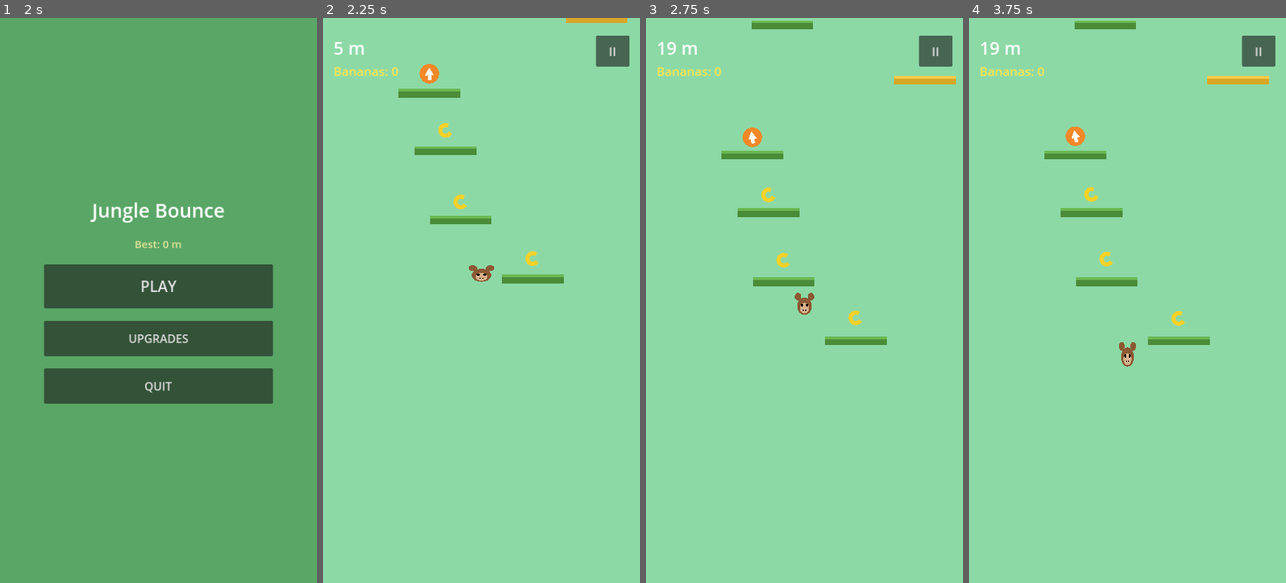
Above: before the commit, frames 1-4 (left to right).
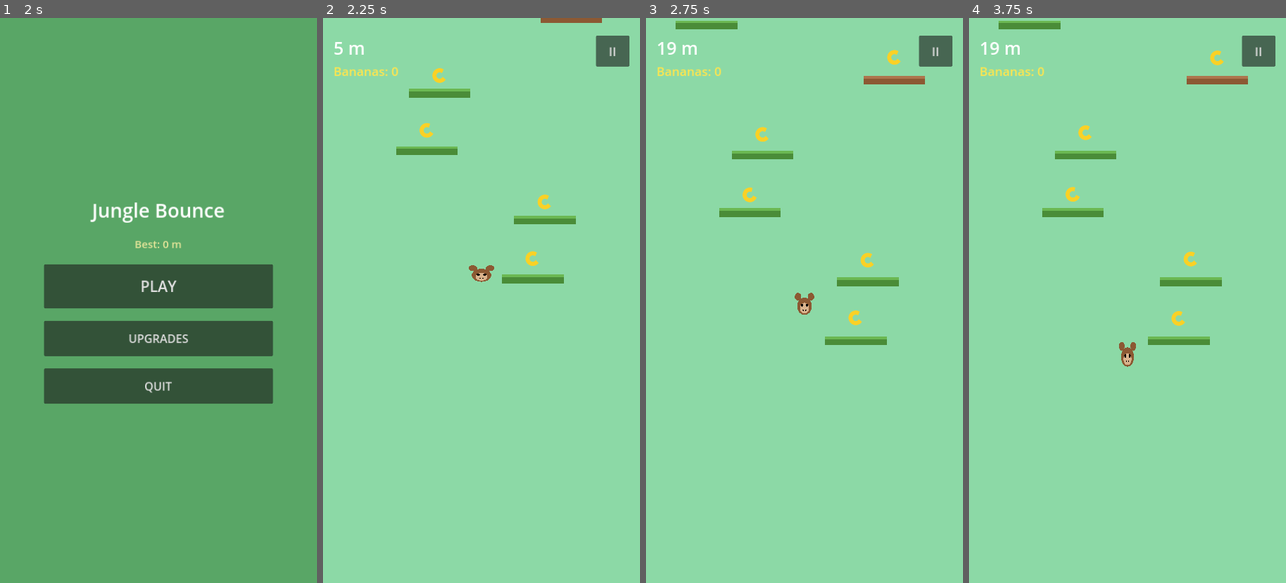
Above: after the commit, the same moments.

Repository: yeoshuag/jungle-bounce-monkey-advanture
Game: Godot game, scene res://scenes/Splash.tscn
Two runs of this game, one before a commit and one after it. Both use one fixed random seed, a clock stepped at 60 frames per second and the inputs below.
Inputs (mouse positions are in pixels of both pictures, inside the frame that each line leads up to):
- Up to frame 1 (2 s): tap Enter at 0.5 s; move the mouse to (228, 272) at 0.52 s; click (228, 272) at 0.67 s; tap Space at 1.25 s; drag from (95, 328) to (142, 413) at 1.27 s
- Up to frame 2 (2.25 s): click "PLAY" at 2 s
- Up to frame 3 (2.75 s): no input
- Up to frame 4 (3.75 s): click "II" at 2.75 s; click "RESUME" at 3.5 s

Frame 1 is identical in both runs. In frame 2, 1.6% of the frame differs, in the area x 23-96%, y 0-37%; in frame 3, 2.5%, in the area x 9-98%, y 0-48%; in frame 4, 2.4%.

Commit message:
Fix shield not saving the player; add Breaking platforms and Crusher walls
The shield rescue only changed velocity, not position, so the player was
still below the death line on the very next physics frame (before the
upward velocity had moved them back above it) and died again immediately
with the shield already consumed. It now snaps the player just above the
death line the instant the shield triggers, so the rescue actually holds.

New Breaking platform type: cracks and darkens the instant you bounce off
it, then disappears ~0.3s later (after the bounce, never before). New
Crusher Walls hazard: spiked walls cyclically slide in from both screen
edges and back out; touching one while extended routes through the same
die()/shield logic as falling, so an active Shield still protects against
it.

Diff:
--- a/autoload/AudioManager.gd
+++ b/autoload/AudioManager.gd
@@ -70,6 +70,9 @@
 func play_powerup() -> void:
 	play_tone(1200.0, 0.18, "sine")
 
+func play_break() -> void:
+	play_tone(300.0, 0.15, "square")
+
 func _process(delta: float) -> void:
 	var volume: float = _volume_scale()
 	for v: Voice in voices:
--- a/scenes/player/Player.gd
+++ b/scenes/player/Player.gd
@@ -94,6 +94,9 @@
 		if area.has_method("collect"):
 			area.collect(self)
 		return
+	if area.is_in_group("hazard"):
+		die()
+		return
 	if area.is_in_group("platform") and velocity_y > 0.0:
 		if area.has_method("on_player_bounce"):
 			var force: float = area.on_player_bounce(self)
@@ -117,6 +120,7 @@
 		shield_time_remaining = 0.0
 		sprite.set_shielded(false)
 		velocity_y = -RESCUE_JUMP_FORCE
+		position.y = _death_line() - 40.0
 		shield_broken.emit()
 		return
 	alive = false
--- a/scenes/player/Player.tscn
+++ b/scenes/player/Player.tscn
@@ -11,7 +11,7 @@
 
 [node name="Player" type="Area2D"]
 collision_layer = 1
-collision_mask = 14
+collision_mask = 30
 script = ExtResource("1")
 
 [node name="CollisionShape2D" type="CollisionShape2D" parent="."]
--- a/scenes/world/PlatformGenerator.gd
+++ b/scenes/world/PlatformGenerator.gd
@@ -4,39 +4,49 @@
 const NORMAL_SCENE: PackedScene = preload("res://scenes/world/platforms/NormalPlatform.tscn")
 const MOVING_SCENE: PackedScene = preload("res://scenes/world/platforms/MovingPlatform.tscn")
 const SPRING_SCENE: PackedScene = preload("res://scenes/world/platforms/SpringPlatform.tscn")
+const BREAKING_SCENE: PackedScene = preload("res://scenes/world/platforms/BreakingPlatform.tscn")
 const BANANA_SCENE: PackedScene = preload("res://scenes/collectibles/Banana.tscn")
 const DOUBLE_BANANA_SCENE: PackedScene = preload("res://scenes/collectibles/powerups/DoubleBananaPowerup.tscn")
 const DOUBLE_JUMP_SCENE: PackedScene = preload("res://scenes/collectibles/powerups/DoubleJumpPowerup.tscn")
 const SHIELD_SCENE: PackedScene = preload("res://scenes/collectibles/powerups/ShieldPowerup.tscn")
+const CRUSHER_SCENE: PackedScene = preload("res://scenes/world/hazards/CrusherHazard.tscn")
 
 const MIN_GAP := 90.0
 const MAX_GAP := 170.0
 const NORMAL_POOL_SIZE := 10
 const MOVING_POOL_SIZE := 10
 const SPRING_POOL_SIZE := 6
+const BREAKING_POOL_SIZE := 8
 const BANANA_POOL_SIZE := 20
 const POWERUP_POOL_SIZE_EACH := 4
+const CRUSHER_POOL_SIZE := 3
 const BANANA_CHANCE := 0.45
 const POWERUP_CHANCE := 0.05
+const CRUSHER_CHANCE := 0.03
+const CRUSHER_MIN_GAP := 900.0
 const INITIAL_ROWS := 10
 const POWERUP_KEYS := ["double_banana", "double_jump", "shield"]
 
 var camera: Camera2D
 var highest_spawned_y: float = 0.0
 var screen_width: float = 720.0
+var last_crusher_y: float = 1000000.0
 
 var pools: Dictionary = {}
 var banana_pool: Array = []
 var powerup_pools: Dictionary = {}
+var crusher_pool: Array = []
 var active_platforms: Array = []
 var active_bananas: Array = []
 var active_powerups: Array = []
+var active_crushers: Array = []
 
 func _ready() -> void:
 	screen_width = get_viewport_rect().size.x
 	pools["normal"] = _build_pool(NORMAL_SCENE, NORMAL_POOL_SIZE)
 	pools["moving"] = _build_pool(MOVING_SCENE, MOVING_POOL_SIZE)
 	pools["spring"] = _build_pool(SPRING_SCENE, SPRING_POOL_SIZE)
+	pools["breaking"] = _build_pool(BREAKING_SCENE, BREAKING_POOL_SIZE)
 	for i in range(BANANA_POOL_SIZE):
 		var b: Banana = BANANA_SCENE.instantiate()
 		add_child(b)
@@ -44,6 +54,10 @@
 	powerup_pools["double_banana"] = _build_powerup_pool(DOUBLE_BANANA_SCENE, POWERUP_POOL_SIZE_EACH)
 	powerup_pools["double_jump"] = _build_powerup_pool(DOUBLE_JUMP_SCENE, POWERUP_POOL_SIZE_EACH)
 	powerup_pools["shield"] = _build_powerup_pool(SHIELD_SCENE, POWERUP_POOL_SIZE_EACH)
+	for i in range(CRUSHER_POOL_SIZE):
+		var c: CrusherHazard = CRUSHER_SCENE.instantiate()
+		add_child(c)
+		crusher_pool.append(c)
 
 func _build_pool(scene: PackedScene, count: int) -> Array:
 	var list: Array = []
@@ -64,6 +78,7 @@
 func setup(start_camera: Camera2D, start_y: float) -> void:
 	camera = start_camera
 	highest_spawned_y = start_y
+	last_crusher_y = 1000000.0
 	_spawn_initial(start_y)
 
 func reset() -> void:
@@ -76,6 +91,9 @@
 	for p: PowerupBase in active_powerups:
 		p.deactivate()
 	active_powerups.clear()
+	for c: CrusherHazard in active_crushers:
+		c.deactivate()
+	active_crushers.clear()
 
 func _spawn_initial(start_y: float) -> void:
 	var y: float = start_y
@@ -102,14 +120,26 @@
 			return p
 	return powerup_pools[key][0]
 
+func _get_crusher() -> CrusherHazard:
+	for c: CrusherHazard in crusher_pool:
+		if not c.active:
+			return c
+	return crusher_pool[0]
+
 func _weighted_type(difficulty: float) -> String:
 	var r: float = randf()
-	var normal_ceiling: float = 0.65 - difficulty * 0.25
-	var moving_ceiling: float = normal_ceiling + 0.2 + difficulty * 0.15
+	var normal_w: float = lerp(0.60, 0.30, difficulty)
+	var moving_w: float = lerp(0.15, 0.20, difficulty)
+	var breaking_w: float = lerp(0.15, 0.25, difficulty)
+	var normal_ceiling: float = normal_w
+	var moving_ceiling: float = normal_ceiling + moving_w
+	var breaking_ceiling: float = moving_ceiling + breaking_w
 	if r < normal_ceiling:
 		return "normal"
 	elif r < moving_ceiling:
 		return "moving"
+	elif r < breaking_ceiling:
+		return "breaking"
 	else:
 		return "spring"
 
@@ -129,6 +159,11 @@
 		var banana: Banana = _get_banana()
 		banana.activate(Vector2(x, y - 46.0))
 		active_bananas.append(banana)
+	if last_crusher_y - y >= CRUSHER_MIN_GAP and randf() < CRUSHER_CHANCE:
+		var crusher: CrusherHazard = _get_crusher()
+		crusher.activate(y - 300.0)
+		active_crushers.append(crusher)
+		last_crusher_y = y
 
 func _process(_delta: float) -> void:
 	if camera == null:
@@ -149,3 +184,7 @@
 	for p: PowerupBase in active_powerups.duplicate():
 		if not p.active or p.global_position.y > despawn_line:
 			active_powerups.erase(p)
+	for c: CrusherHazard in active_crushers.duplicate():
+		if not c.active or c.global_position.y > despawn_line:
+			c.deactivate()
+			active_crushers.erase(c)
--- /dev/null
+++ b/scenes/world/hazards/CrusherHazard.gd
@@ -0,0 +1,80 @@
+extends Node2D
+class_name CrusherHazard
+
+enum State { RETRACTED, EXTENDING, CRUSHING, RETRACTING }
+
+const EXTEND_TIME := 0.5
+const CRUSH_HOLD_TIME := 0.4
+const RETRACT_TIME := 0.6
+const RETRACTED_HOLD_TIME := 1.2
+const GAP_HALF_WIDTH := 70.0
+const WALL_THICKNESS := 50.0
+
+var active: bool = false
+var state: int = State.RETRACTED
+var state_time: float = 0.0
+var screen_width: float = 720.0
+
+@onready var left_wall: CrusherWallArm = $LeftWall
+@onready var right_wall: CrusherWallArm = $RightWall
+
+func _ready() -> void:
+	screen_width = get_viewport_rect().size.x
+	visible = false
+	_set_wall_positions(0.0)
+
+func activate(y: float) -> void:
+	global_position = Vector2(0, y)
+	visible = true
+	active = true
+	state = State.RETRACTED
+	state_time = 0.0
+	_set_wall_positions(0.0)
+	left_wall.monitorable = true
+	right_wall.monitorable = true
+	left_wall.queue_redraw()
+	right_wall.queue_redraw()
+
+func deactivate() -> void:
+	visible = false
+	active = false
+	left_wall.monitorable = false
+	right_wall.monitorable = false
+
+func _wall_x_extended(side: int) -> float:
+	return screen_width / 2.0 + side * (GAP_HALF_WIDTH + WALL_THICKNESS / 2.0)
+
+func _wall_x_retracted(side: int) -> float:
+	if side < 0:
+		return -WALL_THICKNESS
+	return screen_width + WALL_THICKNESS
+
+func _set_wall_positions(t: float) -> void:
+	left_wall.position.x = lerp(_wall_x_retracted(-1), _wall_x_extended(-1), t)
+	right_wall.position.x = lerp(_wall_x_retracted(1), _wall_x_extended(1), t)
+
+func _process(delta: float) -> void:
+	if not active:
+		return
+	state_time += delta
+	match state:
+		State.RETRACTED:
+			if state_time >= RETRACTED_HOLD_TIME:
+				state = State.EXTENDING
+				state_time = 0.0
+		State.EXTENDING:
+			var t: float = clamp(state_time / EXTEND_TIME, 0.0, 1.0)
+			_set_wall_positions(t)
+			if t >= 1.0:
+				state = State.CRUSHING
+				state_time = 0.0
+		State.CRUSHING:
+			if state_time >= CRUSH_HOLD_TIME:
+				state = State.RETRACTING
+				state_time = 0.0
+		State.RETRACTING:
+			var t: float = clamp(state_time / RETRACT_TIME, 0.0, 1.0)
+			_set_wall_positions(1.0 - t)
+			if t >= 1.0:
+				state = State.RETRACTED
+				state_time = 0.0
--- /dev/null
+++ b/scenes/world/hazards/CrusherHazard.tscn
@@ -0,0 +1,32 @@
+[gd_scene load_steps=4 format=3]
+
+[ext_resource type="Script" path="res://scenes/world/hazards/CrusherHazard.gd" id="1"]
+[ext_resource type="Script" path="res://scenes/world/hazards/CrusherWallArm.gd" id="2"]
+
+[sub_resource type="RectangleShape2D" id="1"]
+size = Vector2(50, 200)
+
+[node name="CrusherHazard" type="Node2D"]
+script = ExtResource("1")
+
+[node name="LeftWall" type="Area2D" parent="."]
+collision_layer = 16
+collision_mask = 0
+monitoring = false
+monitorable = false
+script = ExtResource("2")
+spike_direction = 1
+
+[node name="CollisionShape2D" type="CollisionShape2D" parent="LeftWall"]
+shape = SubResource("1")
+
+[node name="RightWall" type="Area2D" parent="."]
+collision_layer = 16
+collision_mask = 0
+monitoring = false
+monitorable = false
+script = ExtResource("2")
+spike_direction = -1
+
+[node name="CollisionShape2D" type="CollisionShape2D" parent="RightWall"]
+shape = SubResource("1")
--- /dev/null
+++ b/scenes/world/hazards/CrusherWallArm.gd
@@ -0,0 +1,25 @@
+extends Area2D
+class_name CrusherWallArm
+
+@export var spike_direction: int = 1
+
+const WIDTH := 50.0
+const HEIGHT := 200.0
+const SPIKE_LENGTH := 16.0
+
+func _ready() -> void:
+	add_to_group("hazard")
+
+func _draw() -> void:
+	draw_rect(Rect2(-WIDTH / 2.0, -HEIGHT / 2.0, WIDTH, HEIGHT), Color(0.4, 0.42, 0.45), true)
+	var spike_count := 4
+	var edge_x: float = (WIDTH / 2.0) * spike_direction
+	var tip_x: float = edge_x + SPIKE_LENGTH * spike_direction
+	for i in range(spike_count):
+		var y: float = -HEIGHT / 2.0 + HEIGHT * (i + 0.5) / spike_count
+		var pts := PackedVector2Array([
+			Vector2(edge_x, y - 14),
+			Vector2(tip_x, y),
+			Vector2(edge_x, y + 14),
+		])
+		draw_colored_polygon(pts, Color(0.75, 0.15, 0.15))
--- /dev/null
+++ b/scenes/world/platforms/BreakingPlatform.gd
@@ -0,0 +1,36 @@
+extends PlatformBase
+class_name BreakingPlatform
+
+const BREAK_DELAY := 0.3
+
+var breaking: bool = false
+var break_timer: float = 0.0
+
+func activate(pos: Vector2) -> void:
+	super.activate(pos)
+	breaking = false
+	break_timer = 0.0
+
+func on_player_bounce(_player: Node) -> float:
+	if not breaking:
+		breaking = true
+		break_timer = BREAK_DELAY
+		AudioManager.play_break()
+		queue_redraw()
+	return jump_force
+
+func _process(delta: float) -> void:
+	if not active or not breaking:
+		return
+	break_timer -= delta
+	if break_timer <= 0.0:
+		deactivate()
+
+func _draw() -> void:
+	var color: Color = Color(0.75, 0.45, 0.25) if breaking else Color(0.55, 0.35, 0.2)
+	var trim_color: Color = Color(0.85, 0.6, 0.4) if breaking else Color(0.68, 0.46, 0.3)
+	draw_rect(Rect2(-width / 2.0, -10, width, 20), color, true)
+	draw_rect(Rect2(-width / 2.0, -10, width, 6), trim_color, true)
+	if breaking:
+		draw_line(Vector2(-width * 0.2, -10), Vector2(-width * 0.1, 10), Color(0.25, 0.12, 0.05), 3.0)
+		draw_line(Vector2(width * 0.15, -10), Vector2(width * 0.05, 10), Color(0.25, 0.12, 0.05), 3.0)
--- /dev/null
+++ b/scenes/world/platforms/BreakingPlatform.tscn
@@ -0,0 +1,16 @@
+[gd_scene load_steps=3 format=3]
+
+[ext_resource type="Script" path="res://scenes/world/platforms/BreakingPlatform.gd" id="1"]
+
+[sub_resource type="RectangleShape2D" id="1"]
+size = Vector2(140, 20)
+
+[node name="BreakingPlatform" type="Area2D"]
+collision_layer = 2
+collision_mask = 0
+monitoring = false
+monitorable = false
+script = ExtResource("1")
+
+[node name="CollisionShape2D" type="CollisionShape2D" parent="."]
+shape = SubResource("1")
Not shown, changed: README.md
Not shown, changed: TESTING.md
